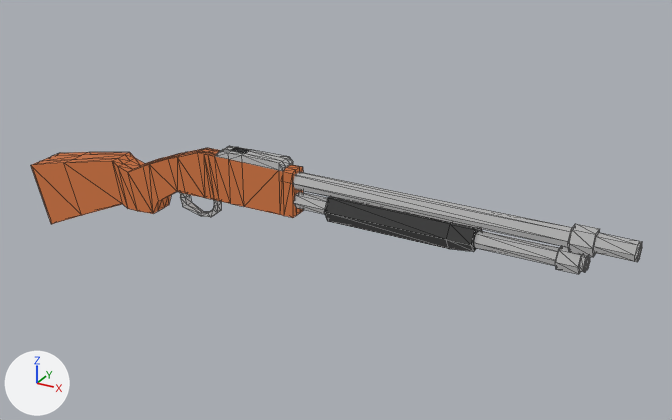
The glTF model public/prairies/assets/gun.glb as it was, and as the next commit left it.
Camera for both pictures: a 50 mm camera at (0.758, -1.176, 0.637) aimed at (0.08, 0.058, 0.021). Every picture has the same lights, and +X, +Y and +Z are marked at lower left. Mesh edges are drawn as thin lines. Where no turn or scale is listed for an object, it has been applied to the vertices.

Objects in the first picture: 'gun_geo_lambert1_0'.
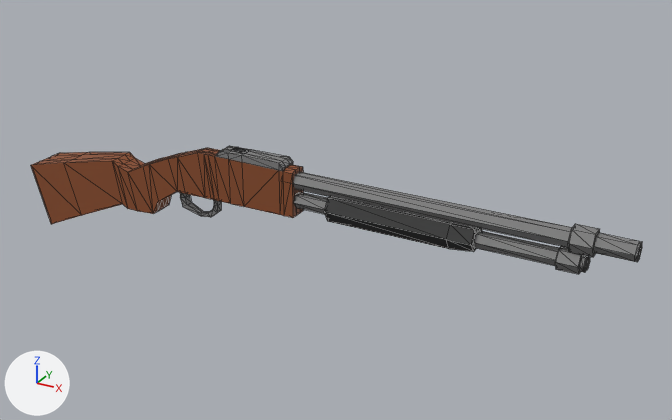
Where the change shows, as pixel boxes [x1, y1, x2, y2] in the pictures (672 x 420 px):
'gun_geo_lambert1_0', recoloured: [31, 146, 642, 274] in both

The change, as a diff of the scene's bpy script:
```diff
--- a/public/prairies/assets/gun.glb.py
+++ b/public/prairies/assets/gun.glb.py
@@ mat_lambert3 @@
+mat_lambert3 = principled_material('lambert3')
+mat_lambert3.texture = img_image_0
+mat_lambert3.roughness = 0.6
@@ me_mesh_0 @@
 me_mesh_0.from_pydata(...)  # 340 vertices, 672 faces; spans x -0.536..0.572, y -0.021..0.054, z -0.1..0.113
-me_mesh_0.materials.append(mat_lambert1)
+me_mesh_0.materials.append(mat_lambert3)  # picture img_image_0
```
